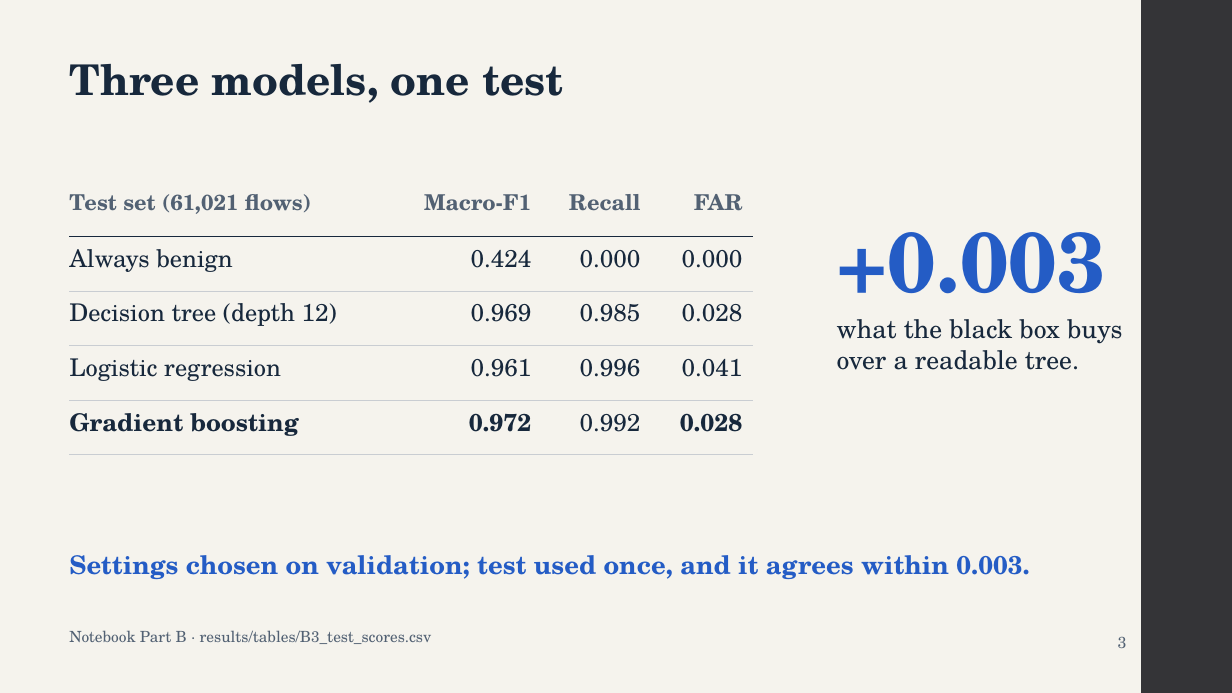
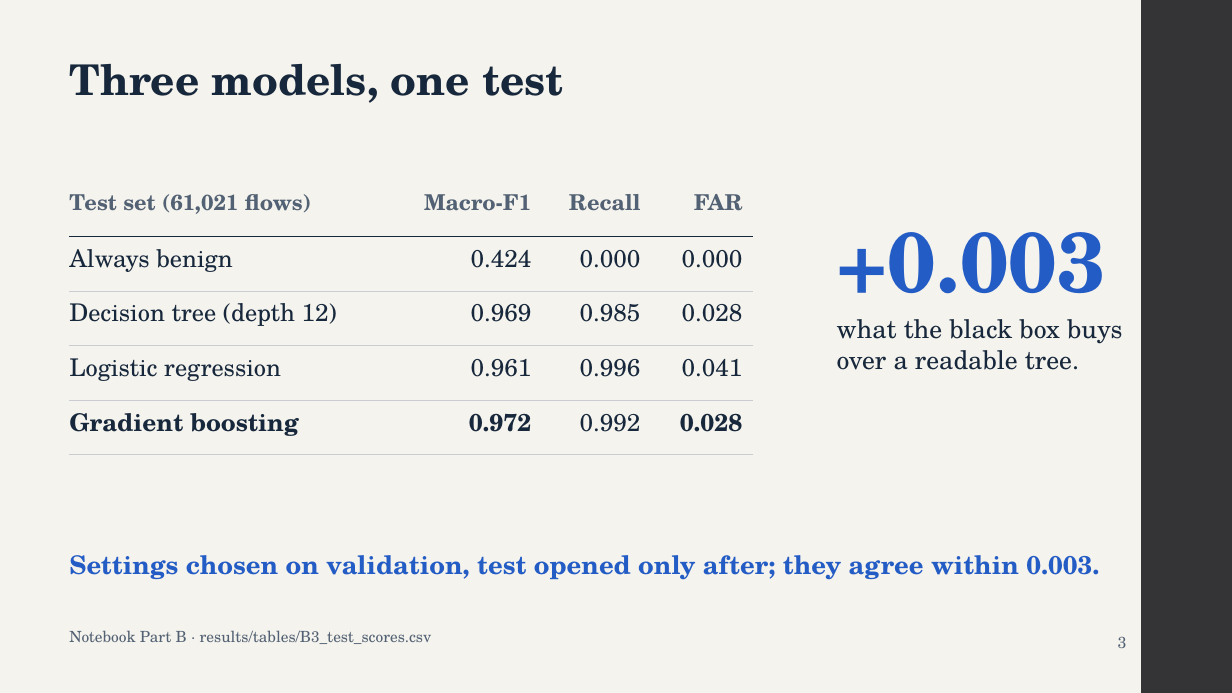
Before and after one commit to steve-nt/AI-for-Cybersecurity-Final-Mini-Project, a slide deck: slide 3 of presentation/Mini_Project_Presentation.pptx. Drawn at 1232x693 pixels with LibreOffice and Linux fonts; fonts in the diff are those of the drawing. Boxes give left, top, right and bottom in pixels: in the first picture for what was removed or moved away, otherwise in the second. Text is boxed around its words. In the diff, an @@ line names an element or a change of style, - is before the commit and + after.

Commit message:
Two-phase notebook: every setting chosen on validation before the test set is opened

```diff
--- a/presentation/Mini_Project_Presentation.pptx
+++ b/presentation/Mini_Project_Presentation.pptx
@@ text at [69,555,1099,580]: text changed @@
-Settings chosen on validation; test used once, and it agrees within 0.003.
+Settings chosen on validation, test opened only after; they agree within 0.003.
```
Also in this commit, not shown: 16 other files.
